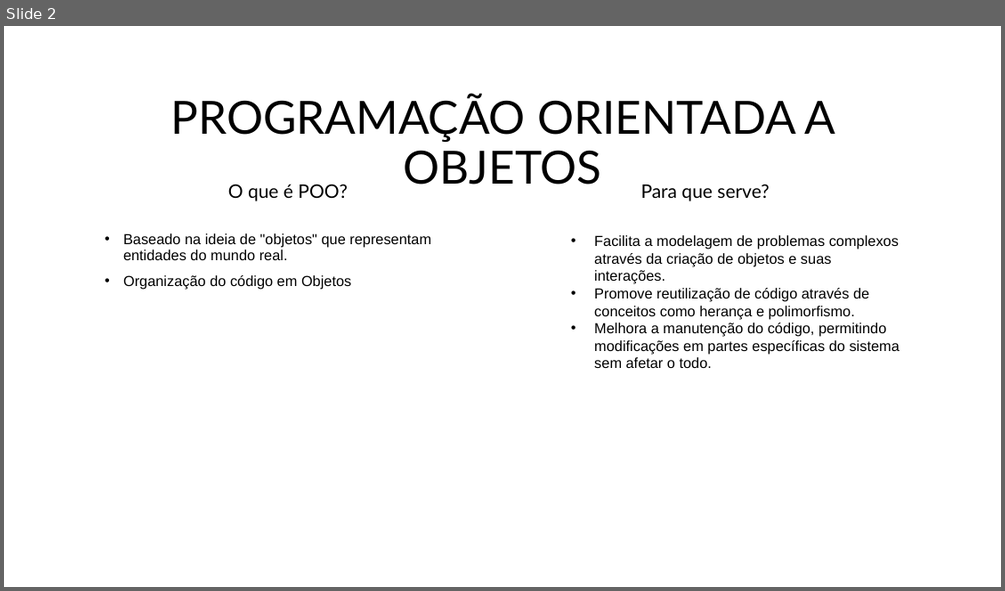
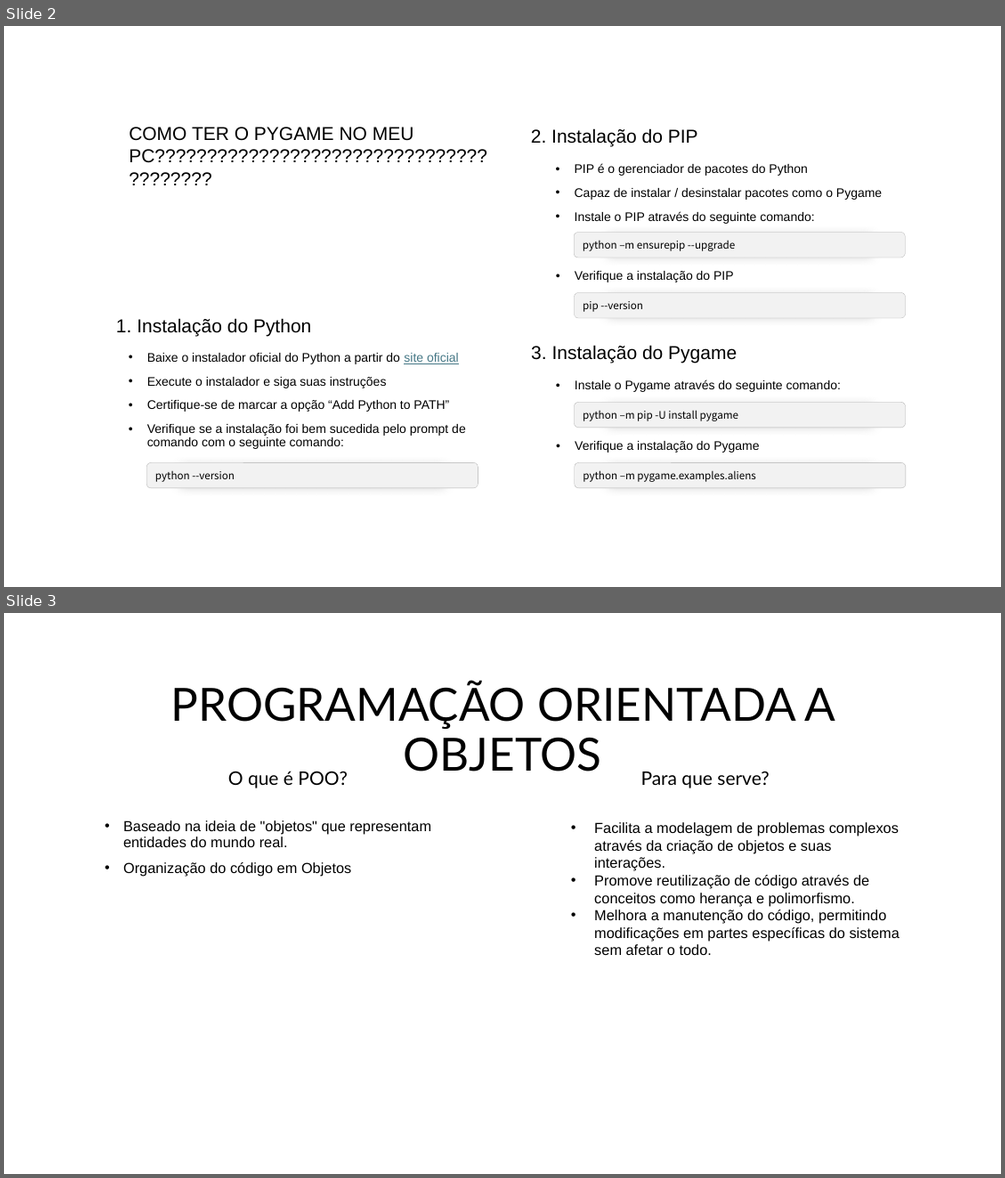
Before and after one commit to xandeco024/minicurso-pygame, a slide deck: Arquivos/Documentos/CURSO DE PYGAME.pptx. Shown one above the other, each under a label of ours: slide 2 before the commit, slides 2 and 3 after it. The pictures are 1005x591 and 1005x1178 pixels, drawn with LibreOffice and Linux fonts; fonts in the diff are those of the drawing; background and template pictures are left out. Boxes give left, top, right and bottom in pixels: in the first picture for what was removed or moved away, otherwise in the second. Text is boxed around its words. In the diff, an @@ line names an element or a change of style, - is before the commit and + after.

```diff
--- a/Arquivos/Documentos/CURSO DE PYGAME.pptx
+++ b/Arquivos/Documentos/CURSO DE PYGAME.pptx
@@ slide 2 added at <box>4,26,1001,587</box>, background picture (left out) @@
@@ text added at <box>129,127,487,163</box>, 18 pt, text #000000 @@
+COMO TER O PYGAME NO MEU PC????????????????????????????????????????
@@ text added at <box>531,128,698,147</box>, 18 pt, text #000000 @@
+2. Instalação do PIP
@@ text added at <box>574,163,882,224</box>, 12 pt, text #000000 @@
+• PIP é o gerenciador de pacotes do Python
+• Capaz de instalar / desinstalar pacotes como o Pygame
+• Instale o PIP através do seguinte comando:
@@ rounded rectangle added at <box>574,232,905,257</box>, fill #F2F2F2, outline #AEAEAE 0.25 pt, 10 pt, text #000000 @@
+python –m ensurepip --upgrade
@@ text added at <box>574,271,734,282</box>, 12 pt, text #000000 @@
+• Verifique a instalação do PIP
@@ text added at <box>116,318,311,337</box>, 18 pt, text #000000 @@
+1. Instalação do Python
@@ rounded rectangle added at <box>574,293,905,319</box>, fill #F2F2F2, outline #AEAEAE 0.25 pt, 10 pt, text #000000 @@
+pip --version
@@ text added at <box>531,345,736,363</box>, 18 pt, text #000000 @@
+3. Instalação do Pygame
@@ text added at <box>147,353,466,449</box>, 12 pt, text #000000 @@
+• Baixe o instalador oficial do Python a partir do site oficial
+• Execute o instalador e siga suas instruções
+• Certifique-se de marcar a opção “Add Python to PATH”
+• Verifique se a instalação foi bem sucedida pelo prompt de comando com o seguinte comando:
@@ text added at <box>574,379,841,392</box>, 12 pt, text #000000 @@
+• Instale o Pygame através do seguinte comando:
@@ rounded rectangle added at <box>574,402,905,427</box>, fill #F2F2F2, outline #AEAEAE 0.25 pt, 10 pt, text #000000 @@
+python –m pip -U install pygame
@@ text added at <box>574,441,759,452</box>, 12 pt, text #000000 @@
+• Verifique a instalação do Pygame
@@ rounded rectangle added at <box>146,463,478,488</box>, fill #F2F2F2, outline #AEAEAE 0.25 pt, 10 pt, text #000000 @@
+python --version
@@ rounded rectangle added at <box>574,463,906,488</box>, fill #F2F2F2, outline #AEAEAE 0.25 pt, 10 pt, text #000000 @@
+python –m pygame.examples.aliens
@@ what was slide 2 is now slide 3 @@
```
Also in this commit, not shown: 1 slide changed, 19 other files.
